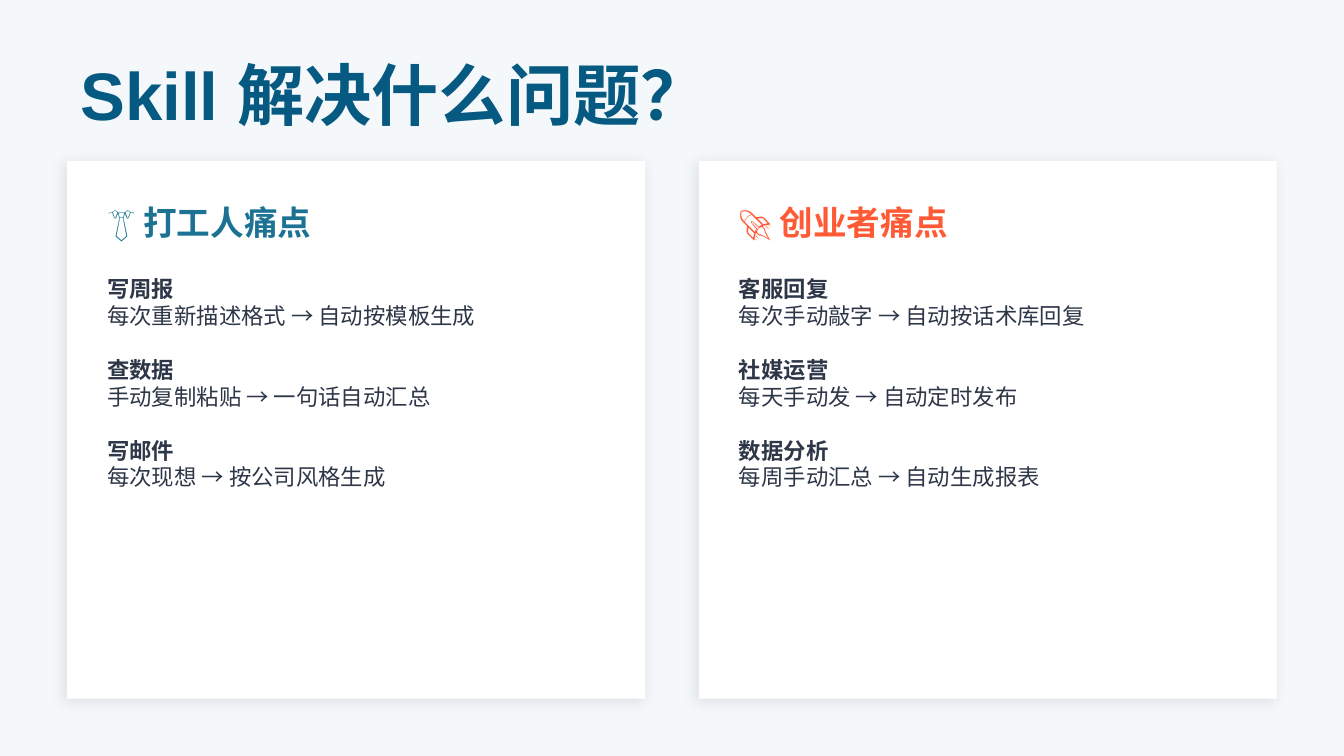
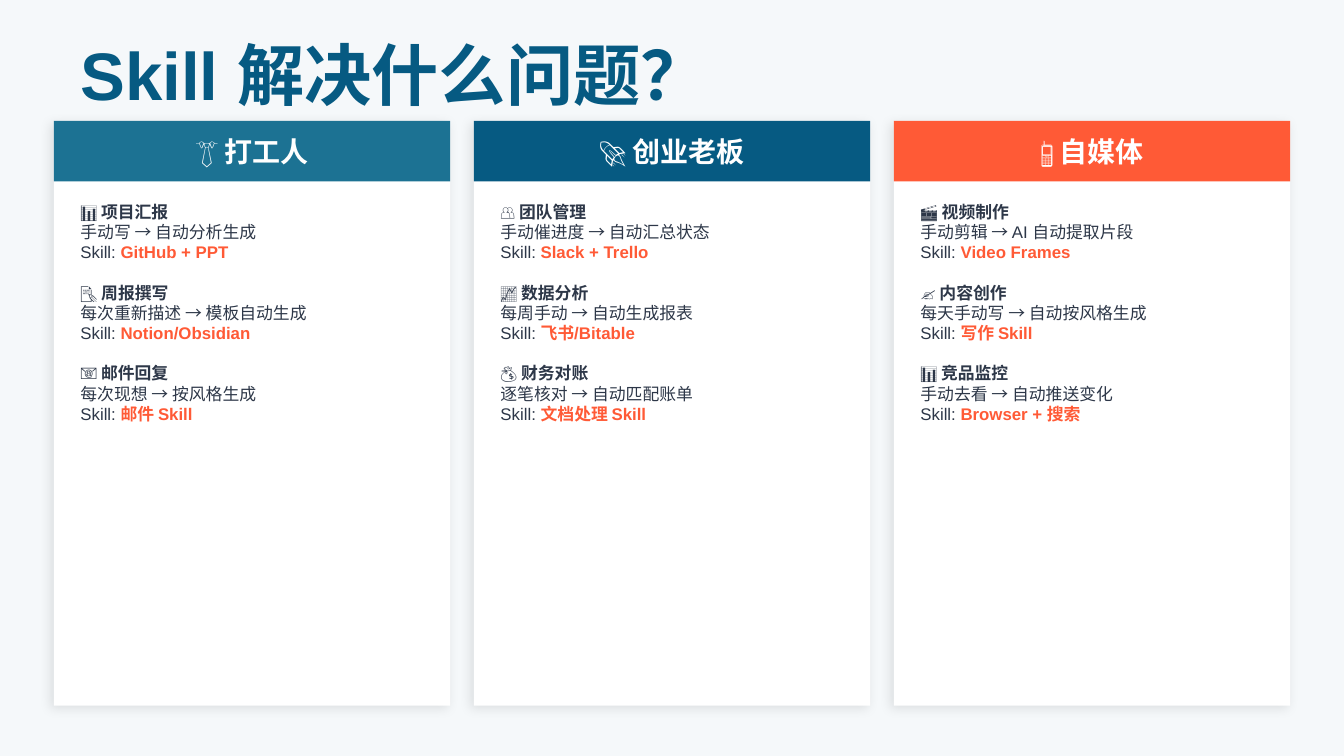
Before and after one commit to lingling1989r/Openclaw4OPC, a slide deck: slide 3 of 每天一个Skill-分享PPT.pptx. Drawn at 1344x756 pixels with LibreOffice and Linux fonts; fonts in the diff are those of the drawing. Boxes give left, top, right and bottom in pixels: in the first picture for what was removed or moved away, otherwise in the second. Text is boxed around its words. In the diff, an @@ line names an element or a change of style, - is before the commit and + after.

Commit message:
更新PPT：第三页改为打工人/创业老板/自媒体三类人群，每个痛点对应Skill

```diff
--- a/每天一个Skill-分享PPT.pptx
+++ b/每天一个Skill-分享PPT.pptx
@@ text "Skill 解决什么问题？": place and size @@
-text "Skill 解决什么问题？" at (80,63,707,126)
+text "Skill 解决什么问题？" at (80,43,707,106)
@@ rectangle: place and size @@
-rectangle at (67,161,645,699)
+rectangle at (54,121,450,706)
@@ rectangle at (54,121,450,706): shadow changed @@
@@ rectangle added at (54,121,450,181), fill #1C7293 @@
@@ text at (225,138,309,165): text changed; size 18 to 15 pt; text colour #1C7293 to #FFFFFF @@
-👔 打工人痛点
+👔 打工人
@@ rectangle added at (473,121,870,706), fill #FFFFFF @@
@@ rectangle added at (473,121,870,181), fill #065A82 @@
@@ text added at (633,138,745,165), 15 pt, text #FFFFFF, bold @@
+🚀 创业老板
@@ rectangle at (894,121,1290,706): shadow changed @@
@@ rectangle: place and size @@
-rectangle at (699,161,1277,699)
+rectangle at (894,121,1290,706)
@@ rectangle added at (894,121,1290,181), fill #FF5A36 @@
@@ text added at (1060,138,1144,165), 15 pt, text #FFFFFF, bold @@
+📱 自媒体
@@ text at (80,203,307,422): text changed; size 12 to 9 pt @@
-写周报
-每次重新描述格式 → 自动按模板生成
-查数据
-手动复制粘贴 → 一句话自动汇总
-写邮件
-每次现想 → 按公司风格生成
+📊 项目汇报
+手动写 → 自动分析生成
+Skill: GitHub + PPT
+📝 周报撰写
+每次重新描述 → 模板自动生成
+Skill: Notion/Obsidian
+📧 邮件回复
+每次现想 → 按风格生成
+Skill: 邮件 Skill
@@ text added at (500,204,710,422), 9 pt, text #2D3748 @@
+👥 团队管理
+手动催进度 → 自动汇总状态
+Skill: Slack + Trello
+📈 数据分析
+每周手动 → 自动生成报表
+Skill: 飞书/Bitable
+💰 财务对账
+逐笔核对 → 自动匹配账单
+Skill: 文档处理 Skill
@@ text removed at (780,206,948,238) @@
-🚀 创业者痛点
@@ text added at (920,204,1147,422), 9 pt, text #2D3748 @@
+🎬 视频制作
+手动剪辑 → AI 自动提取片段
+Skill: Video Frames
+✍️ 内容创作
+每天手动写 → 自动按风格生成
+Skill: 写作 Skill
+📊 竞品监控
+手动去看 → 自动推送变化
+Skill: Browser + 搜索
@@ text removed at (739,278,1085,487) @@
-客服回复
-每次手动敲字 → 自动按话术库回复
-社媒运营
-每天手动发 → 自动定时发布
-数据分析
-每周手动汇总 → 自动生成报表
```
Also in this commit, not shown: 6 other slides changed.
